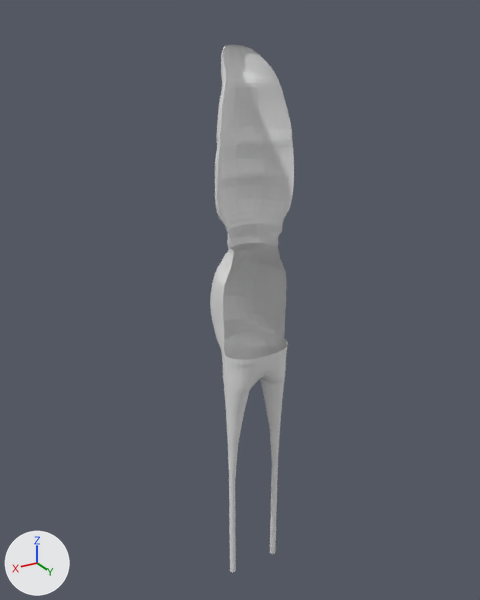
The Blender file marcustheworm.blend, before and after one commit.
Rendered twice from a 50 mm lens placed at (2.36, 3.69, 2.43), pointed at (-0.01, -0.26, 0.45). Every picture has the same lights, and +X, +Y and +Z are marked at lower left.
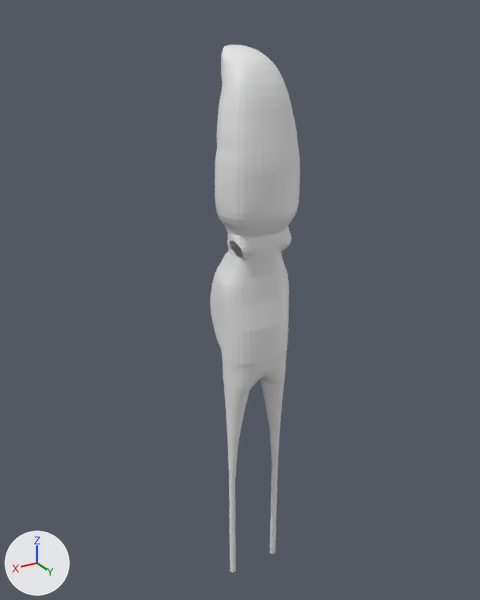
What differs and where, as boxes (x1, y1, x2, y2) in the pictures (480 x 600 px):
'Circle.012', reshaped (7% wider): before (210, 45, 294, 572); after (210, 45, 300, 572)
part 1 of me_circle_012, built on: after (217, 45, 300, 360)

Diff of the bpy script that builds the scene:
```diff
--- a/marcustheworm.blend.py
+++ b/marcustheworm.blend.py
@@ me_circle_012 @@
 # used by ob_circle_012; location = (0.0, 0.0, 0.0); scale = (1.0, 0.623, 1.0)
-me_circle_012.from_pydata(...)  # 1032 vertices, 845 faces, 111 loose edges; spans x -0.52..0.0, y -0.82..0.31, z -1.91..2.35
+me_circle_012.from_pydata(...)  # 1480 vertices, 1357 faces, 40 loose edges; spans x -0.52..0.0, y -0.82..0.31, z -1.91..2.35
+# me_circle_012 part 1: 1 vertex removed from x 0.0, y 0.2, z 1.0; 449 vertices added at x -0.3..0.0, y -0.53..0.31, z 0.18..2.24
```
